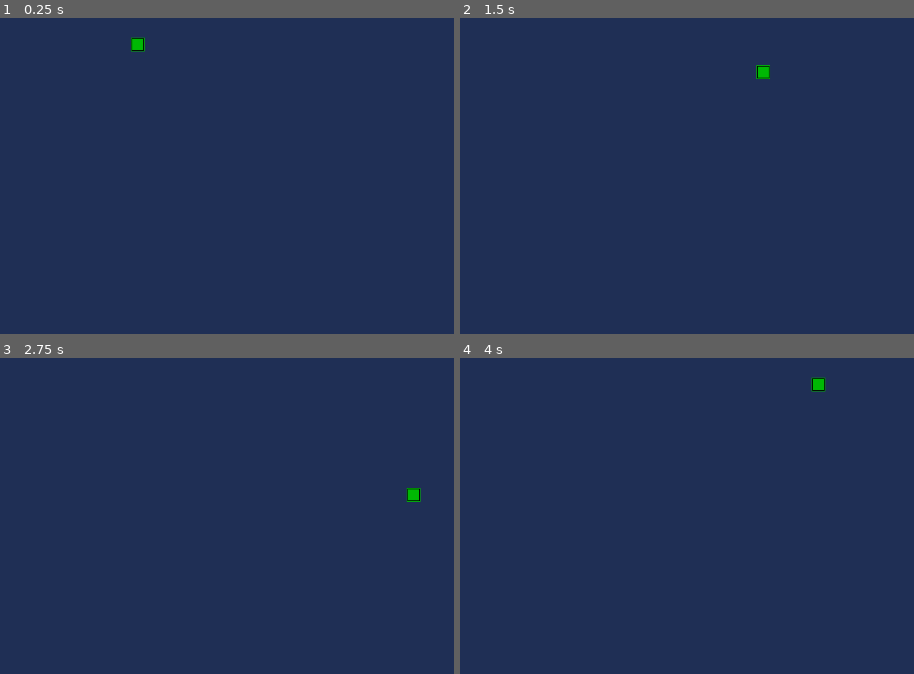
Above: before the commit, frames 1-4 (two rows, left to right).
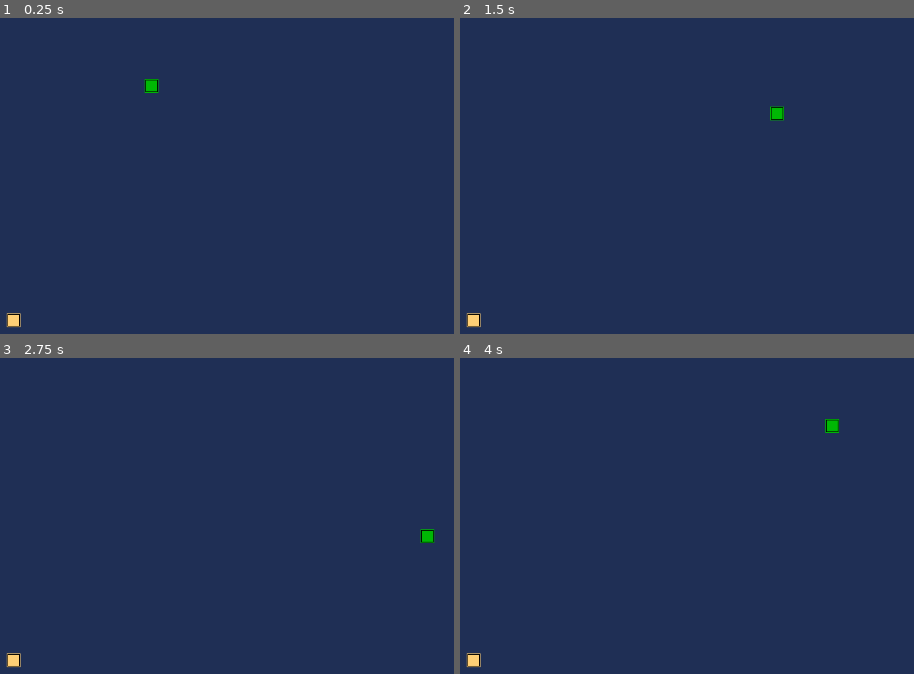
Above: after the commit, the same moments.

Repository: xinaxi/snake
Game: Godot game, scene res://main.tscn
The game is run twice, just before and just after one commit, with the same random seed, the same clock (stepped at 60 frames per second) and the same inputs.
Inputs:
- Up to frame 1 (0.25 s): no input
- Up to frame 2 (1.5 s): hold Right (right) 0.53-1.28 s; hold Down (down) from 1.28 s (still down)
- Up to frame 3 (2.75 s): release Down (down) at 2.03 s; hold Right (right) from 2.03 s (still down)
- Up to frame 4 (4 s): release Right (right) at 2.78 s; hold Up (up) 2.78-3.53 s; hold Left (left) from 3.53 s (still down)

The runs differ from the first frame. In frame 1, 0.4% of the frame differs, in the area x 1-36%, y 6-98%; in frame 2, 0.4%; in frame 3, 0.4%; in frame 4, 0.4%.

Commit message:
food and restart

Diff:
--- /dev/null
+++ b/body.gd
@@ -0,0 +1,17 @@
+extends Snake
+
+var parent
+
+func _init(previous_node):
+	parent = previous_node
+	set_texture(snake_texture)
+	centered = false
+	position = parent.position
+	position.x -= size
+
+
+func _ready():
+	get_tree().current_scene.grew.connect(grow)
+
+func move():
+	set_global_position(parent.get_global_position())
--- /dev/null
+++ b/food.gd
@@ -0,0 +1,6 @@
+extends Sprite2D
+
+func _init():
+	set_texture(load("res://block.png"))
+	modulate = Color(randf(),randf(),randf())
+	centered = false
--- a/head.gd
+++ b/head.gd
@@ -1,31 +1,27 @@
-extends Sprite2D
+extends Snake
 
-var direction = Vector2i.RIGHT
-var last = true
+var direction = Vector2.RIGHT
 
-var size
 var right_bound
 var down_bound
 
-# Called when the node enters the scene tree for the first time.
 func _ready():
-	size = get_rect().size.x
 	right_bound = get_viewport_rect().size.x
 	down_bound = get_viewport_rect().size.y
 
 func _input(event):
 	if event.is_action_pressed("left"):
-		if direction != Vector2i.RIGHT:
-			direction = Vector2i.LEFT
+		if direction != Vector2.RIGHT:
+			direction = Vector2.LEFT
 	if event.is_action_pressed("right"):
-		if direction != Vector2i.LEFT:
-			direction = Vector2i.RIGHT
+		if direction != Vector2.LEFT:
+			direction = Vector2.RIGHT
 	if event.is_action_pressed("down"):
-		if direction != Vector2i.UP:
-			direction = Vector2i.DOWN
+		if direction != Vector2.UP:
+			direction = Vector2.DOWN
 	if event.is_action_pressed("up"):
-		if direction != Vector2i.DOWN:
-			direction = Vector2i.UP
+		if direction != Vector2.DOWN:
+			direction = Vector2.UP
 
 
 func move():
@@ -38,10 +34,3 @@
 		position.y = 0
 	elif position.y < 0:
 		position.y = down_bound - size
-
-
-func grow():
-	if last:
-		var node = load("res://snake.gd").new(self)
-		add_sibling(node)
-		last = false
--- a/main.gd
+++ b/main.gd
@@ -2,13 +2,60 @@
 
 signal grew
 
-func _input(event):
-	if event.is_action_pressed("ui_text_backspace"):
-		grew.emit()
+var food
+var snake
+
+func _ready():
+	snake = find_child("snake")
+	grew.connect(new_food)
+	food = preload("res://food.gd").new()
+	add_child(food)
+	new_food()
 
 
 func _on_timer_timeout():
-	var children = find_child("snake").get_children()
+	var head = snake.get_child(0)
+	var children = snake.get_children()
 	children.reverse()
 	for child in children:
 		child.move()
+	if head.position == food.position:
+		grew.emit()
+		return
+	if check(head.position) > 1:
+		game_over()
+
+#check intersection
+#head should return 1
+#food 0
+func check(pos):
+	var result = 0
+	for child in snake.get_children():
+		if child.position == pos:
+			result += 1
+	return result
+
+func new_food():
+	var size = Snake.size
+	var px = get_viewport().size.x / size
+	var py = get_viewport().size.y / size
+	food.position = Vector2(randi_range(0,px-1),randi_range(0,py-1)) * size
+	while(check(food.position) > 0):
+		food.position = Vector2(randi_range(0,px-1),randi_range(0,py-1)) * size
+
+func game_over():
+	find_child("Timer").stop()
+	var game_over_label = find_child("game over")
+	game_over_label.visible = true
+	for i in 2:
+		await get_tree().create_timer(0.5).timeout
+		game_over_label.visible = false
+		await get_tree().create_timer(0.5).timeout
+		game_over_label.visible = true
+	await get_tree().create_timer(1.5).timeout
+	game_over_label.visible = false
+	find_child("restart").visible = true
+
+
+func _on_restart_pressed():
+	get_tree().reload_current_scene()
--- a/main.tscn
+++ b/main.tscn
@@ -19,7 +19,7 @@
 modulate = Color(0, 0.721569, 0.0156863, 1)
 
 [node name="head" type="Sprite2D" parent="snake"]
-position = Vector2(360, 220)
+position = Vector2(380, 280)
 texture = ExtResource("1_kku1r")
 centered = false
 script = ExtResource("2_lhpjt")
@@ -28,5 +28,39 @@
 wait_time = 0.09
 autostart = true
 
+[node name="game over" type="Label" parent="."]
+visible = false
+anchors_preset = 8
+anchor_left = 0.5
+anchor_top = 0.5
+anchor_right = 0.5
+anchor_bottom = 0.5
+offset_left = -201.5
+offset_top = -52.5
+offset_right = 201.5
+offset_bottom = 52.5
+grow_horizontal = 2
+grow_vertical = 2
+size_flags_horizontal = 8
+theme_override_font_sizes/font_size = 74
+text = "Game Over"
+
+[node name="restart" type="Button" parent="."]
+visible = false
+anchors_preset = 8
+anchor_left = 0.5
+anchor_top = 0.5
+anchor_right = 0.5
+anchor_bottom = 0.5
+offset_left = -4.0
+offset_top = -4.0
+offset_right = 4.0
+offset_bottom = 4.0
+grow_horizontal = 2
+grow_vertical = 2
+theme_override_font_sizes/font_size = 76
+text = "restart?"
+
 [connection signal="grew" from="." to="snake/head" method="grow"]
 [connection signal="timeout" from="Timer" to="." method="_on_timer_timeout"]
+[connection signal="pressed" from="restart" to="." method="_on_restart_pressed"]
--- a/snake.gd
+++ b/snake.gd
@@ -1,30 +1,16 @@
+class_name Snake
 extends Sprite2D
 
 var snake_texture = preload("res://block.png")
-
-var parent
+const size = 20
 var last = true
-var size
-
-func _init(previous_node):
-	parent = previous_node
-	size = snake_texture.get_height()
-	set_texture(snake_texture)
-	centered = false
-	position = parent.position
-	position.x -= size
-
-
-func _ready():
-	get_tree().current_scene.grew.connect(grow)
 
 func move():
-	set_global_position(parent.get_global_position())
+	pass
+
 
 func grow():
 	if last:
-		var node = load("res://snake.gd").new(self)
-		node.position = position
-		node.position.x -= size
+		var node = load("res://body.gd").new(self)
 		add_sibling(node)
 		last = false
